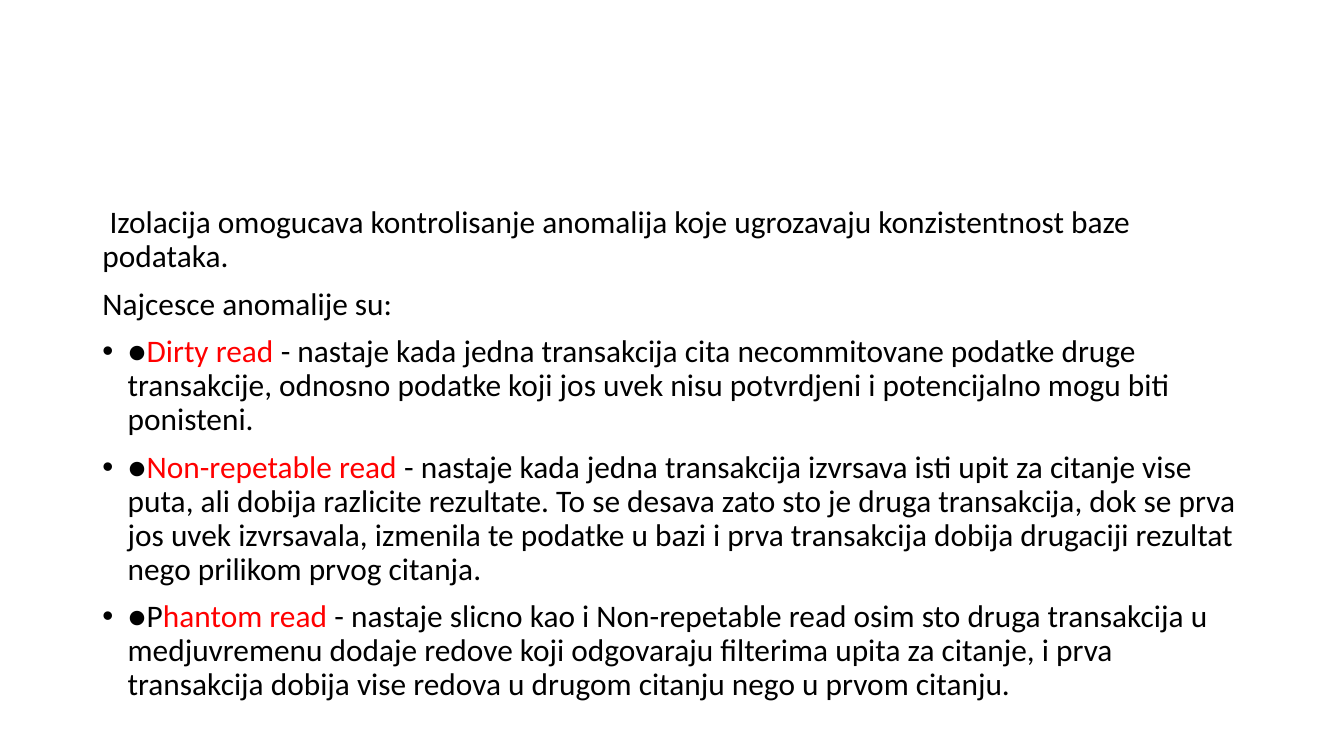
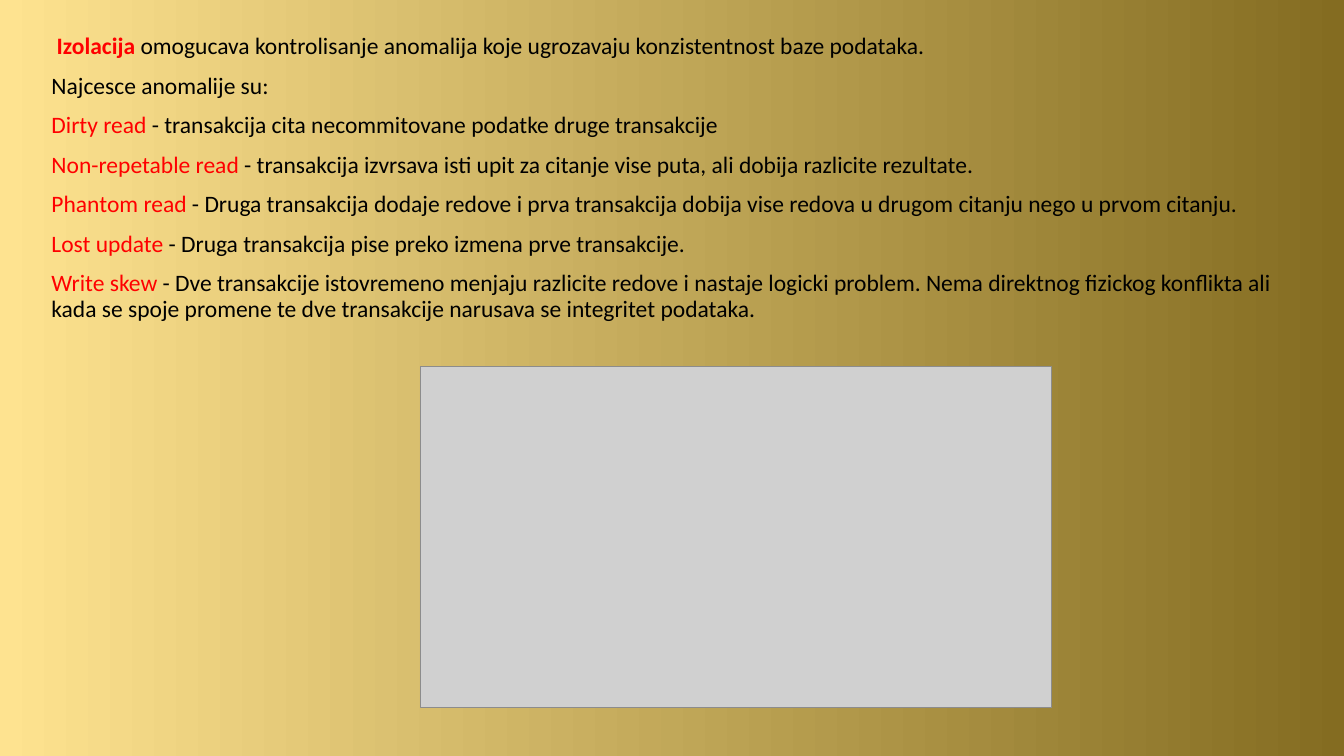
Before and after one commit to zvasiccc/Sistemi-za-upravljanje-bazama-podataka-seminarski-2, a slide deck: slide 2 of Izolacija i konkurentni pristup kod PostgreSQL baze podataka.pptx. Drawn at 1344x756 pixels with LibreOffice and Linux fonts; fonts in the diff are those of the drawing; grey boxes stand for pictures. Boxes give left, top, right and bottom in pixels: in the first picture for what was removed or moved away, otherwise in the second. Text is boxed around its words. In the diff, an @@ line names an element or a change of style, - is before the commit and + after.

```diff
--- a/Izolacija i konkurentni pristup kod PostgreSQL baze podataka.pptx
+++ b/Izolacija i konkurentni pristup kod PostgreSQL baze podataka.pptx
@@ background #FFFFFF to gradient #FEE390 to #846C21 @@
@@ text "Izolacija omogucava kontrolisanje anomalija koje ...": place and size @@
-text "Izolacija omogucava kontrolisanje anomalija koje ..." at (102, 211, 1235, 701)
+text "Izolacija omogucava kontrolisanje anomalija koje ..." at (51, 37, 1270, 321)
@@ text at (51, 37, 924, 98): size 22.4 to 16.8 pt in "Izolacija omogucava kontrolisanje anomalija koje ugrozavaju  ...", "Najcesce anomalije su:"; text colour #000000 to #FF0000, bold on in "Izolacija" @@
@@ text at (51, 116, 1270, 321): text changed; size 22.4 to 16.8 pt @@
-• ●Dirty read - nastaje kada jedna transakcija cita necommitovane podatke druge transakcije, odnosno podatke koji jos uvek nisu potvrdjeni i potencijalno mogu biti ponisteni.
-• ●Non-repetable read - nastaje kada jedna transakcija izvrsava isti upit za citanje vise puta, ali dobija razlicite rezultate. To se desava zato sto je druga transakcija, dok se prva jos uvek izvrsavala, izmenila te podatke u bazi i prva transakcija dobija drugaciji rezultat nego prilikom prvog citanja.
-• ●Phantom read - nastaje slicno kao i Non-repetable read osim sto druga transakcija u medjuvremenu dodaje redove koji odgovaraju filterima upita za citanje, i prva transakcija dobija vise redova u drugom citanju nego u prvom citanju.
+Dirty read - transakcija cita necommitovane podatke druge transakcije
+Non-repetable read - transakcija izvrsava isti upit za citanje vise puta, ali dobija razlicite rezultate.
+Phantom read - Druga transakcija dodaje redove i prva transakcija dobija vise redova u drugom citanju nego u prvom citanju.
+Lost update - Druga transakcija pise preko izmena prve transakcije.
+Write skew - Dve transakcije istovremeno menjaju razlicite redove i nastaje logicki problem. Nema direktnog fizickog konflikta ali kada se spoje promene te dve transakcije narusava se integritet podataka.
@@ picture added at (421, 366, 1053, 708) @@
```
Also in this commit, not shown: 3 other slides changed, 5 slides added, 1 slide removed, 1 other file.
